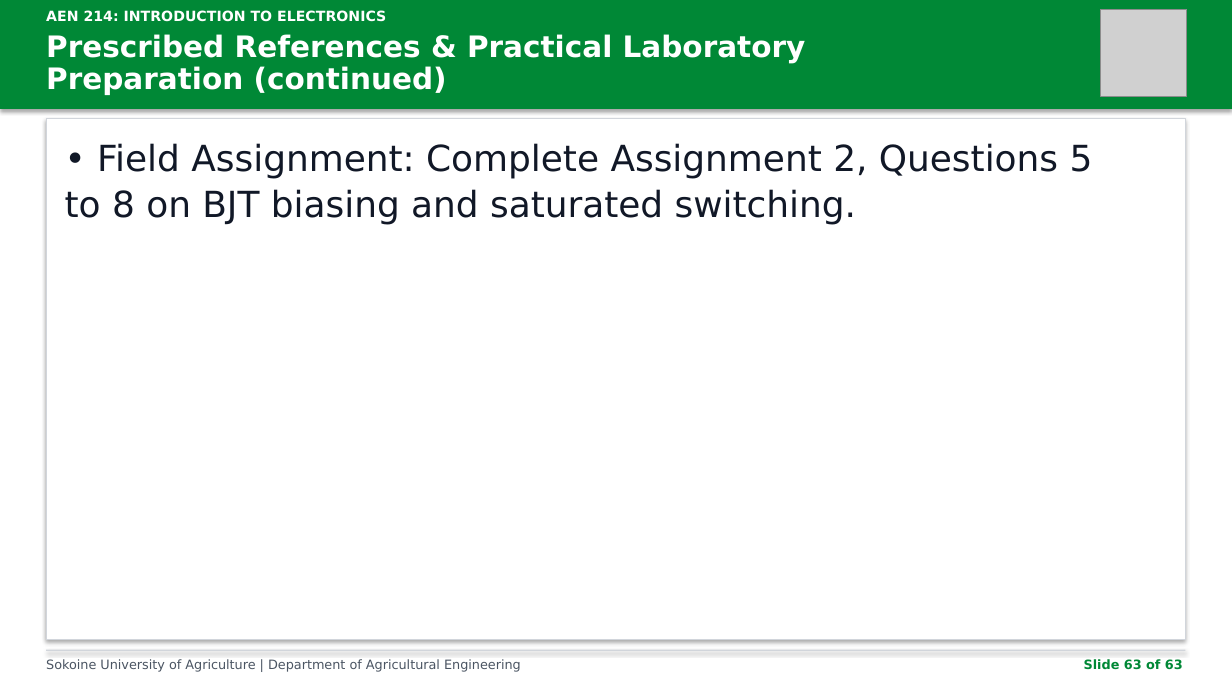
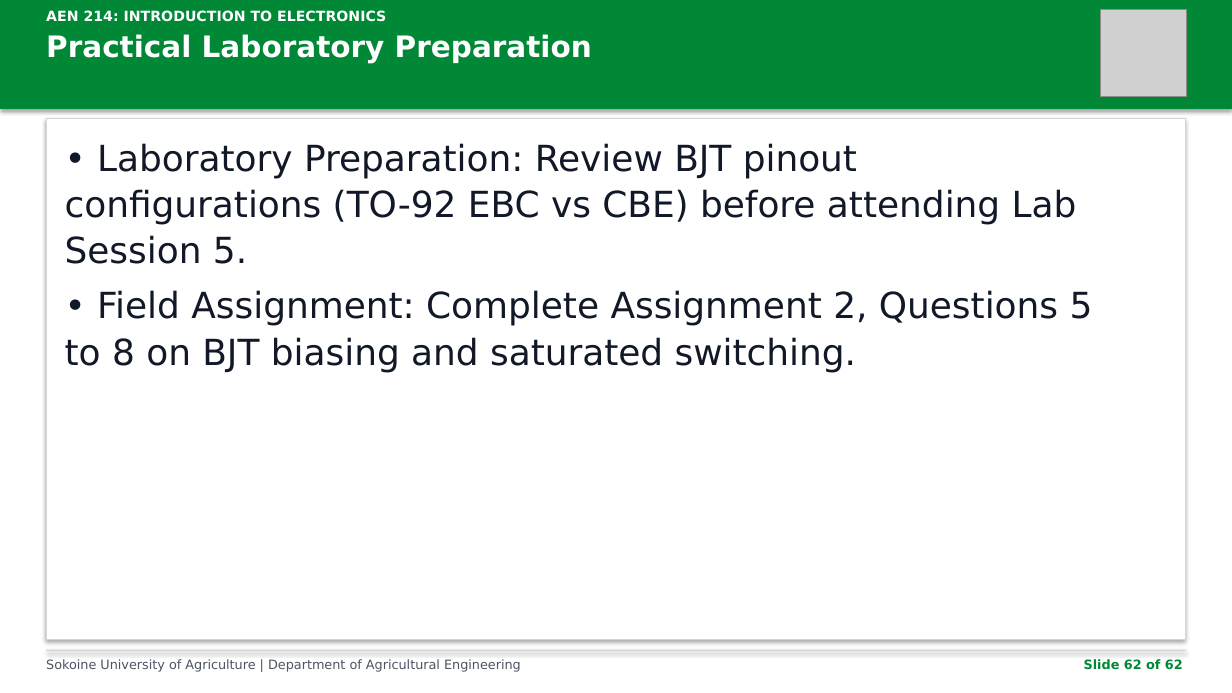
Before and after one commit to kadefue/Course_Notes, a slide deck: slide 62 of AEN 214/Lectures/AEN_214_Lecture_5.pptx (slide 63 before the commit). Drawn at 1232x693 pixels with LibreOffice and Linux fonts; fonts in the diff are those of the drawing; grey boxes stand for pictures. Boxes give left, top, right and bottom in pixels: in the first picture for what was removed or moved away, otherwise in the second. Text is boxed around its words. In the diff, an @@ line names an element or a change of style, - is before the commit and + after.

Commit message:
Update AEN 214 course materials for the 2026/2027 academic year
- Revised academic year references in README.md, build_outline.py, build_slides.py, compendium_base.py, and various slide scripts to reflect the 2026/2027 academic year.
- Updated the prescribed textbooks and reading list in README.md and build_outline.py to include new references and remove outdated ones.
- Adjusted laboratory preparation slides in slides_part1.py, slides_part2.py, and slides_part3.py to enhance clarity and relevance.
- Added unit tests in test_build_slides.py to verify the correct academic year is displayed on title slides.

```diff
--- a/AEN 214/Lectures/AEN_214_Lecture_5.pptx
+++ b/AEN 214/Lectures/AEN_214_Lecture_5.pptx
@@ text at bbox=[46, 34, 592, 63]: text changed @@
-Prescribed References & Practical Laboratory
-Preparation (continued)
+Practical Laboratory Preparation
@@ text added at bbox=[65, 143, 1077, 264], 28 pt, text #111827 @@
+• Laboratory Preparation: Review BJT pinout
+configurations (TO-92 EBC vs CBE) before attending Lab
+Session 5.
@@ text "• Field Assignment: Complete Assignment ...": place and size @@
-text "• Field Assignment: Complete Assignment ..." at bbox=[65, 143, 1093, 225]
+text "• Field Assignment: Complete Assignment ..." at bbox=[65, 290, 1093, 373]
@@ text at bbox=[1084, 659, 1183, 669]: text changed @@
-Slide 63 of 63
+Slide 62 of 62
```
Also in this commit, not shown: 61 other slides changed, 1 slide removed, 35 other files.
